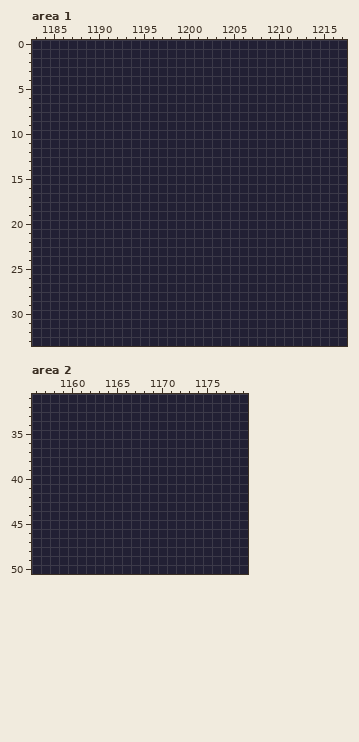
Pixel-art file: truncate_client/img/truncate.aseprite. Above, as it was before the edit.
1500x700 pixels, 1 frame. Colours within 5 levels of each other are drawn and written as one. Shown: area 1: x 1183..1217, y 0..33; area 2: x 1156..1179, y 31..50. The commit also changed other parts of the picture, which this record leaves out.
New version:
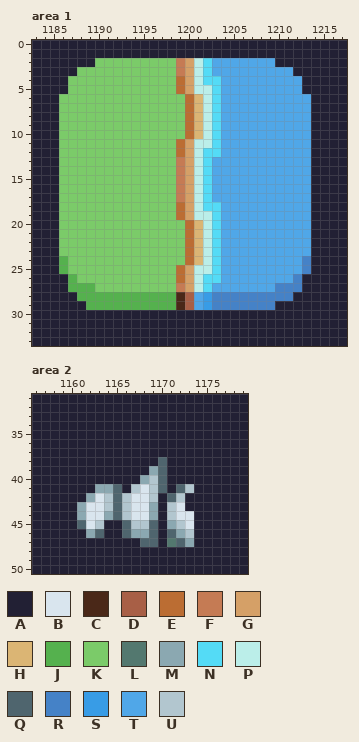
Palette (. is transparent): A #222034  B #d9e5ee  C #4a2818  D #a85f46  E #bb6d33  F #c57b54  G #d5a067  H #dbb574  J #55b14e  K #7bcb69  L #53786f  M #8ba8b1  N #54dbf6  P #bbeee9  Q #4f656e  R #4582c7  S #389ce6  T #50a7e8  U #b2c6cf
Edits made:
Changed rows in their new state; - is an unchanged pixel.
Area 1, layer "Base Tiles":
first column x 1186:
 2 ----KKKKKKKKKFGPNTTTTTTT----
 3 --KKKKKKKKKKKFGPNTTTTTTTTT--
 4 -KKKKKKKKKKKKEGPNNTTTTTTTTT-
 5 -KKKKKKKKKKKKEGPPNTTTTTTTTT-
 6 KKKKKKKKKKKKKKEHPNTTTTTTTTTT
 7 KKKKKKKKKKKKKKEHPNTTTTTTTTTT
 8 KKKKKKKKKKKKKKEHPNTTTTTTTTTT
 9 KKKKKKKKKKKKKKEHPNTTTTTTTTTT
10 KKKKKKKKKKKKKKEHPNTTTTTTTTTT
11 KKKKKKKKKKKKKEGPPNTTTTTTTTTT
12 KKKKKKKKKKKKKEGPNNTTTTTTTTTT
13 KKKKKKKKKKKKKFGPNTTTTTTTTTTT
14 KKKKKKKKKKKKKFGPNTTTTTTTTTTT
15 KKKKKKKKKKKKKFGPNTTTTTTTTTTT
16 KKKKKKKKKKKKKFGPNTTTTTTTTTTT
17 KKKKKKKKKKKKKFGPNTTTTTTTTTTT
18 KKKKKKKKKKKKKEGPNNTTTTTTTTTT
19 KKKKKKKKKKKKKEGPPNTTTTTTTTTT
20 KKKKKKKKKKKKKKEHPNTTTTTTTTTT
21 KKKKKKKKKKKKKKEHPNTTTTTTTTTT
22 KKKKKKKKKKKKKKEHPNTTTTTTTTTT
23 KKKKKKKKKKKKKKEHPNTTTTTTTTTT
24 JKKKKKKKKKKKKKEHPNTTTTTTTTTR
25 JKKKKKKKKKKKKEGPPNTTTTTTTTTR
26 -JKKKKKKKKKKKEGPNNTTTTTTTTR-
27 -JJJKKKKKKKKKFGPNTTTTTTTRRR-
28 --JJJJJJJJJJJCDTSRRRRRRRRR--
29 ---JJJJJJJJJJCDTSRRRRRRR----
Area 2, layer "Base Tiles":
first column x 1161:
38 ---------Q---
39 --------MQ---
40 -------MUQ---
41 --MMQ-UBUQ-QU
42 -MBUQUBBU-QU-
43 MBBUQUBBM-UB-
44 MBBMQUBBM-UBB
45 QBU--QUUQ-MUB
46 -MQ--QMMQ-QMU
47 -------QQ-LQM
